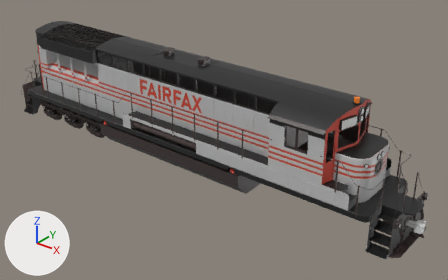
An edit to the Blender file 1AE-3500/blend/1AE-3500 (export).blend, drawn before and after from the same camera.
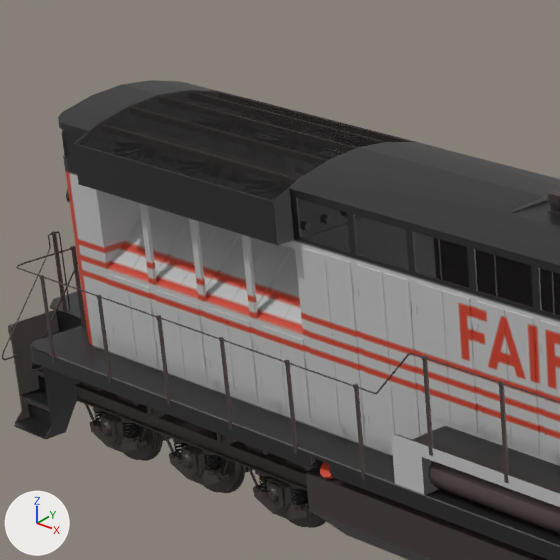
The first picture shows the older version from a 50 mm camera at (21.8, -17.05, 12.24) aimed at (7.77, 0.49, 1.37). The close-ups show both versions on the part from 5% to 37% of the width and 0% to 52% of the height of that picture; other places that the commit changed are outside them. The lights are fixed; the arrows at lower left show +X, +Y and +Z.

Objects in the first close-up: 'Body', 'BodyGrating', 'Bogie', 'BogieSpring'.
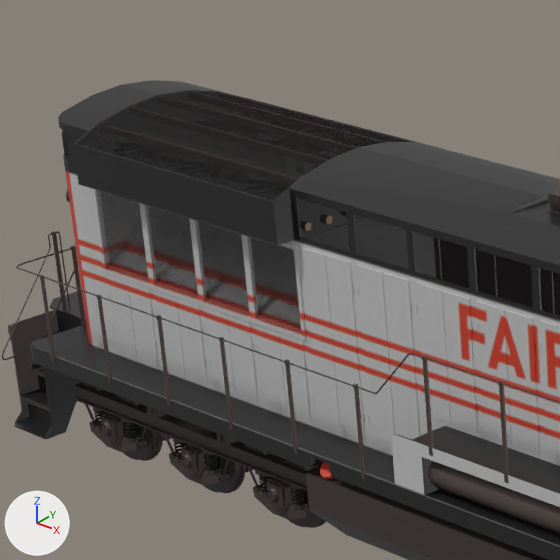
What differs and where, as boxes (x1, y1, x2, y2) in the close-ups (560 x 560 px):
part 1 of me_cube_060, added (black)
    after: (96, 190, 301, 334)
part 2 of me_cube_052, added
    after: (92, 189, 306, 341)

What changed in the scene script:
```text
Change me_cube_060:
    used by ob_bodygrating; location = (6.3, 0.0, 0.24)
    remove me_cube_060.from_pydata(...)  # 216 vertices, 90 faces; spans x -7.58..4.9, y -1.24..1.24, z 3.65..4.4
    add me_cube_060.from_pydata(...)  # 280 vertices, 106 faces; spans x -7.6..4.9, y -1.24..1.24, z 2.5..4.4
    me_cube_060 part 1
    32 vertices are added at x -7.6..-4.9, y -1.03..1.03, z 2.5..3.5
    32 new vertices lie (0.8, 0.0, 0.0) away from vertices in x -7.6..-4.9, y -1.03..1.03, z 2.5..3.5
    16 new faces join them
Change me_cube_052:
    used by ob_body; location = (6.3, 0.0, 0.14)
    remove me_cube_052.from_pydata(...)  # 12187 vertices, 9516 faces; spans x -10.1..10.1, y -1.6..1.6, z 0.2..4.7
    add me_cube_052.from_pydata(...)  # 12211 vertices, 9528 faces; spans x -10.1..10.1, y -1.6..1.6, z 0.2..4.7
    me_cube_052 part 2: a new loose piece of 16 vertices spanning x -7.7..-4.1, y -1.0, z 2.5..3.6, in mat_material (picture img_template_png)
```
